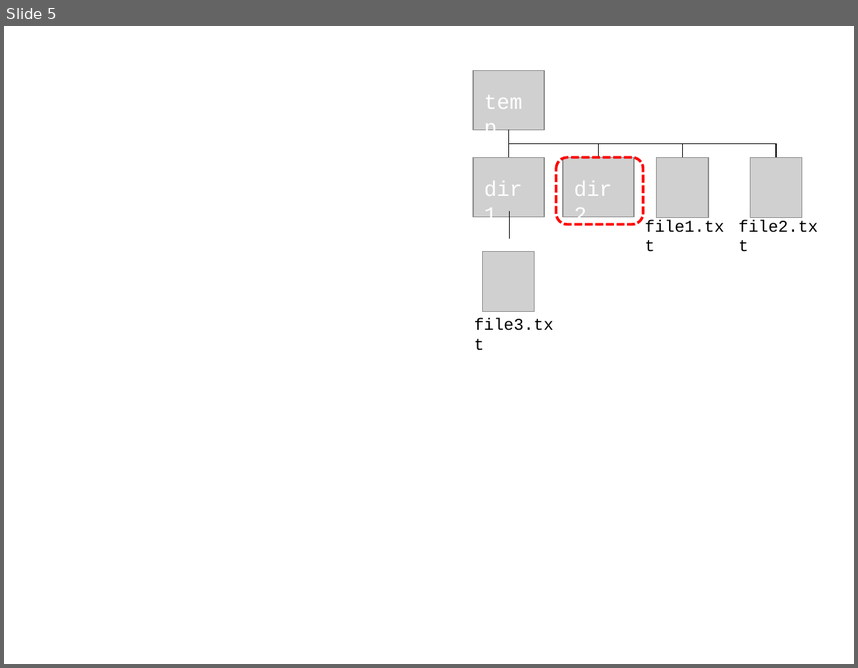
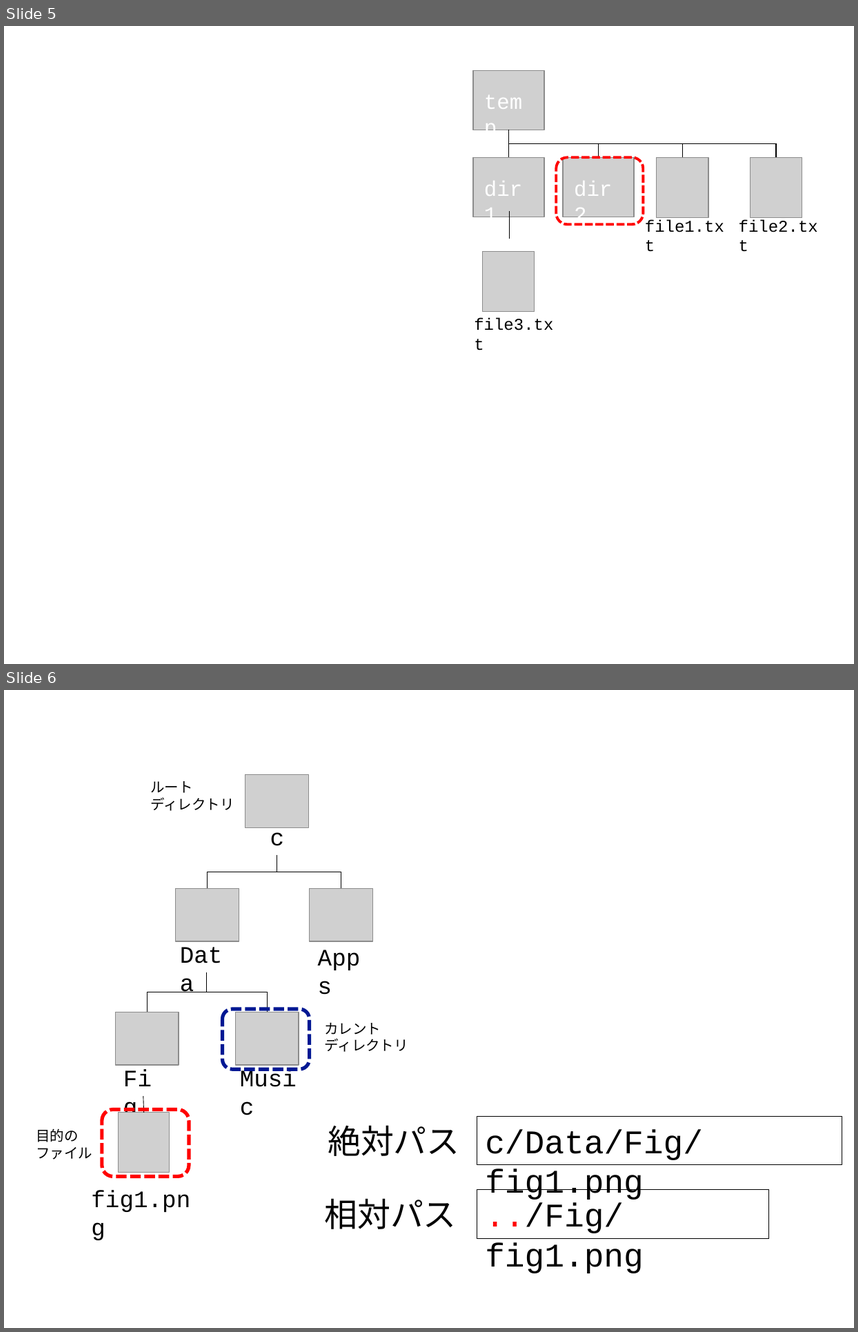
Before and after one commit to kaityo256/github, a slide deck: command/fig/fig.pptx. Shown one above the other, each under a label of ours: slide 5 before the commit, slides 5 and 6 after it. The pictures are 858x668 and 858x1332 pixels, drawn with LibreOffice and Linux fonts; fonts in the diff are those of the drawing; grey boxes stand for pictures. Boxes give left, top, right and bottom in pixels: in the first picture for what was removed or moved away, otherwise in the second. Text is boxed around its words. In the diff, an @@ line names an element or a change of style, - is before the commit and + after.

```diff
--- a/command/fig/fig.pptx
+++ b/command/fig/fig.pptx
@@ slide 6 added at [4,690,854,1328], background #FFFFFF @@
@@ text added at [150,781,234,811], 12 pt, text #000000 @@
+ルート
+ディレクトリ
@@ picture added at [245,774,308,827] @@
@@ text added at [270,832,285,846], 20 pt, text #000000 @@
+c
@@ elbow line added from (277, 855) to (207, 888), #000000 0.5 pt @@
@@ elbow line added from (277, 855) to (341, 888), #000000 0.5 pt @@
@@ picture added at [176,888,239,940] @@
@@ picture added at [309,888,372,940] @@
@@ text added at [172,935,241,972], 20 pt, text #000000 @@
+Data
@@ text added at [309,938,379,976], 20 pt, text #000000 @@
+Apps
@@ elbow line added from (206, 972) to (147, 1012), #000000 0.5 pt @@
@@ elbow line added from (206, 972) to (267, 1012), #000000 0.5 pt @@
@@ picture added at [115,1012,179,1064] @@
@@ rounded rectangle added at [223,1009,309,1069], outline #011893 3 pt dashed @@
@@ picture added at [235,1012,298,1064] @@
@@ text added at [324,1023,408,1052], 12 pt, text #000000 @@
+カレント
+ディレクトリ
@@ text added at [115,1059,172,1096], 20 pt, text #000000 @@
+Fig
@@ text added at [232,1059,314,1096], 20 pt, text #000000 @@
+Music
@@ line added from (143, 1112) to (143, 1096), #000000 0.5 pt @@
@@ rounded rectangle added at [102,1109,188,1176], outline #FF0000 3 pt dashed @@
@@ picture added at [118,1112,169,1172] @@
@@ rectangle added at [477,1116,842,1164], outline #000000 0.75 pt, 28 pt, text #000000 @@
+c/Data/Fig/fig1.png
@@ text added at [36,1128,92,1159], 12 pt, text #000000 @@
+目的の
+ファイル
@@ text added at [328,1125,459,1156], 28 pt, text #000000 @@
+絶対パス
@@ text added at [91,1190,190,1212], 20 pt, text #000000 @@
+fig1.png
@@ text added at [324,1198,456,1229], 28 pt, text #000000 @@
+相対パス
@@ rectangle added at [477,1190,769,1239], outline #000000 0.75 pt, 28 pt, text #000000 @@
+../Fig/fig1.png
```
Also in this commit, not shown: 1 other slide added, 7 other files.
